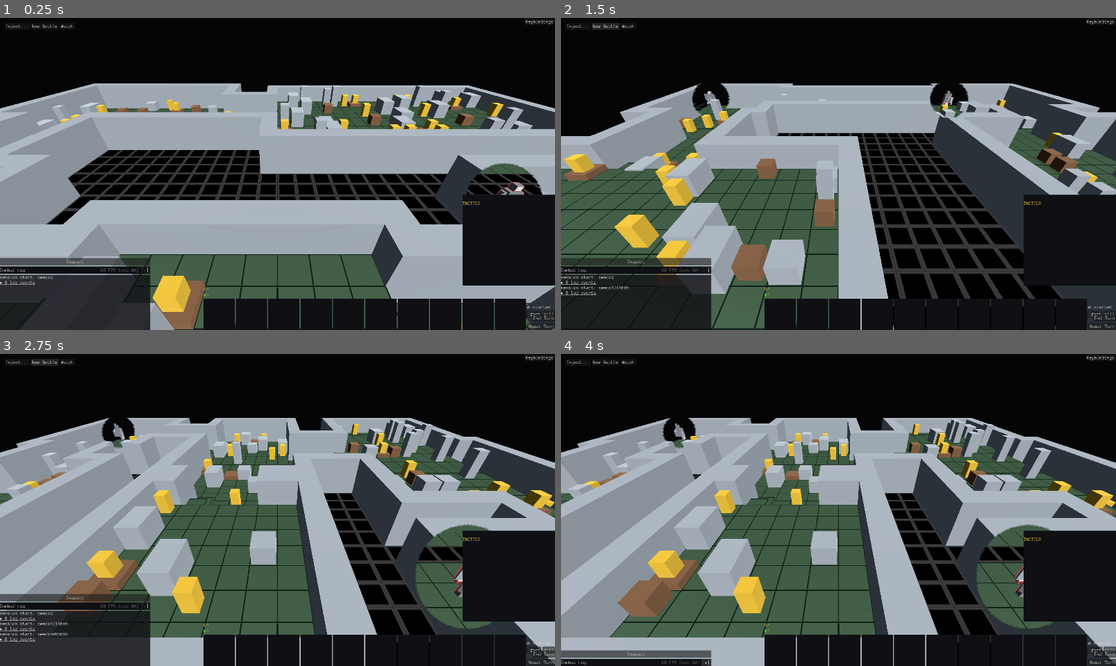
Above: before the commit, frames 1-4 (two rows, left to right).
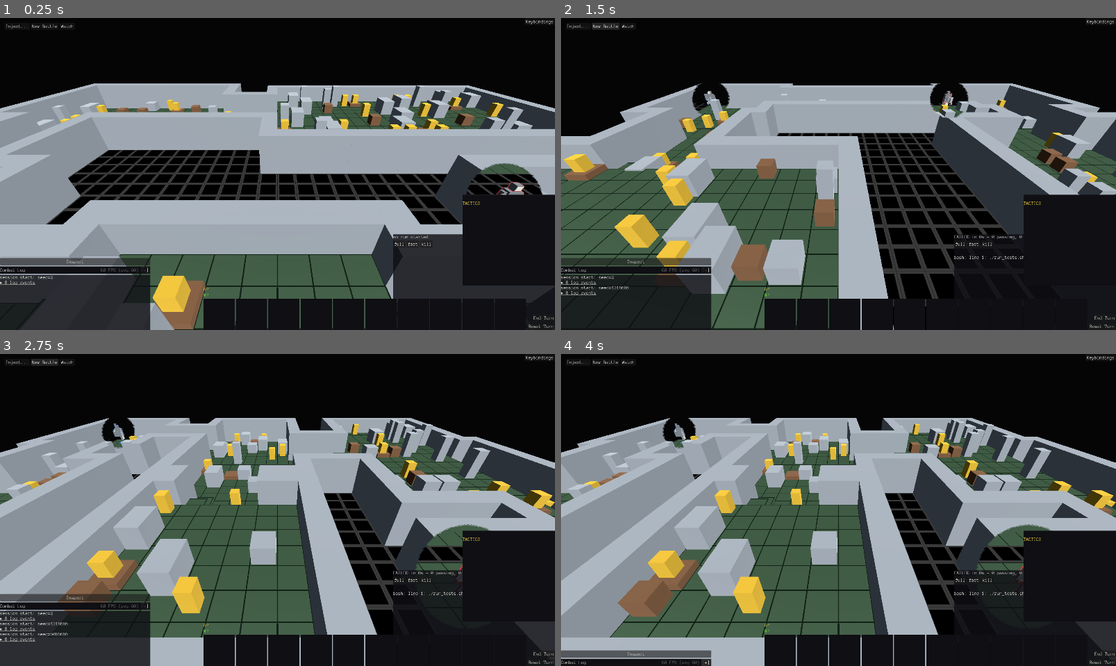
Above: after the commit, the same moments.

Repository: NotUserFriendly/HulkBreakers
Game: Godot game, scene res://src/view/battle_scene.tscn
The game is run twice, just before and just after one commit, with the same random seed, the same clock (stepped at 60 frames per second) and the same inputs.
Inputs:
- Up to frame 1 (0.25 s): no input
- Up to frame 2 (1.5 s): click "full" at 0.5 s; click "New Battle" at 1.25 s
- Up to frame 3 (2.75 s): click "New Battle" at 2 s
- Up to frame 4 (4 s): click "Inspect" at 2.75 s; click "[-]" at 3.5 s

The runs differ from the first frame. In frame 1, 3.7% of the frame differs, in the area x 70-100%, y 69-100%; in frame 2, 1.7%; in frame 3, 2.9%; in frame 4, 2.9%.

Commit message:
Pin the run panel's width and give it the combat log's background
Supervisor tweak. The feed's line lengths are wild - GUT prints everything from
`* test_x` to a full res:// path to a wrapped assertion message - so the panel resized
on every poll, which is unreadable when the text is the thing you are watching.

Width pinned at 560 and the body draws HulkTheme.BACKGROUND at the same 0.82 alpha
CombatLogPanel uses, via the same PanelContainer split, so the two read as one kind of
surface rather than merely resembling each other.

Label.clip_text was not enough and the test caught it: clipping affects what is DRAWN,
not what the label reports as its minimum size, so a 400-character assertion message
still pushed the panel from 560 to 699. The feed now sits inside a plain Control with
clip_contents, which ignores its children's minimums entirely. The status and counts
labels are clipped too - any of the three could have widened it.

Both properties are asserted, since I cannot see the screen: the width holds against a
400-character line, and the background alpha is compared against CombatLogPanel's own
constant so the two cannot silently diverge.

Two fixes on the way through:

- test_an_unfinished_run_never_reads_as_passed waited for a real subprocess to finish
  and timed out at 180s inside a loaded full gate - a suite running a suite competes
  with itself for the machine. It kills the run instead; the claim is about the states
  BEFORE completion, and that the marker ends a run is already established without a
  subprocess at all.
- elapsed_seconds() reported the process's whole uptime for a run that was never
  started, putting "FAILED in 365s" in a header describing a run that took no time.

Co-Authored-By: Claude Opus 5 <noreply@anthropic.com>

Diff:
--- a/src/logic/suite_run.gd
+++ b/src/logic/suite_run.gd
@@ -196,7 +196,12 @@
 	return text.to_int() if text.is_valid_int() else -1
 
 
+## Zero for a run that was never started — one handed its output directly has no start
+## time, and reporting the process's whole uptime as its duration put "FAILED in 365s"
+## in a header describing a run that took no time at all.
 func elapsed_seconds() -> float:
+	if started_msec == 0:
+		return 0.0
 	return float(Time.get_ticks_msec() - started_msec) / 1000.0
 
 
--- a/src/view/suite_run_panel.gd
+++ b/src/view/suite_run_panel.gd
@@ -32,8 +32,21 @@
 ## enough that it is not doing a file seek every frame for a ten-minute run.
 const POLL_INTERVAL := 0.25
 
+## **Pinned, because a test feed's line lengths are wild.** GUT prints everything from
+## `* test_x` to a full `res://` path to a wrapped assertion message, so a panel that
+## sized itself to its content jumped about on every poll — unreadable while the thing
+## you are watching is the text. Flagged, not derived; it is wide enough for the
+## longest ordinary line (a `res://test/unit/...` path) without crowding the board.
+const PANEL_WIDTH := 560.0
+## Height reserved for the feed. Flagged: `VISIBLE_LINES` rows at roughly a monospace
+## line's height, so the panel does not resize vertically as the tail fills either.
+const FEED_HEIGHT := 260.0
+## Matches `CombatLogPanel`'s own alpha so the two read as the same kind of surface.
+const BACKGROUND_ALPHA := 0.82
+
 var run: SuiteRun = null
 
+var _body: PanelContainer = null
 var _status: Label = null
 var _feed: Label = null
 var _counts: Label = null
@@ -42,11 +55,29 @@
 
 
 func _ready() -> void:
+	# The container itself draws nothing; the background lives on `_body`, the same
+	# split `CombatLogPanel` uses so the two surfaces match rather than merely
+	# resemble each other.
+	custom_minimum_size = Vector2(PANEL_WIDTH, 0.0)
+	_body = PanelContainer.new()
+	_body.custom_minimum_size = Vector2(PANEL_WIDTH, 0.0)
+	var style := StyleBoxFlat.new()
+	style.bg_color = Color(
+		HulkTheme.BACKGROUND.r, HulkTheme.BACKGROUND.g, HulkTheme.BACKGROUND.b, BACKGROUND_ALPHA
+	)
+	_body.add_theme_stylebox_override("panel", style)
+	add_child(_body)
+
+	var column := VBoxContainer.new()
+	_body.add_child(column)
+
 	_status = Label.new()
-	add_child(_status)
+	_status.clip_text = true
+	_status.custom_minimum_size = Vector2(PANEL_WIDTH, 0.0)
+	column.add_child(_status)
 
 	var buttons := HBoxContainer.new()
-	add_child(buttons)
+	column.add_child(buttons)
 	for rung: StringName in SuiteRun.RUNGS:
 		var button := Button.new()
 		button.text = String(rung)
@@ -58,9 +89,29 @@
 	buttons.add_child(stop)
 
 	_counts = Label.new()
-	add_child(_counts)
+	_counts.clip_text = true
+	_counts.custom_minimum_size = Vector2(PANEL_WIDTH, 0.0)
+	column.add_child(_counts)
+
+	# **The feed is clipped by its parent, not by itself.**
+	#
+	# `Label.clip_text` clips what is *drawn* and does not stop the label reporting a
+	# minimum size as wide as its longest line — a 400-character assertion message
+	# pushed the panel from 560 to 699, which the layout test caught. A plain `Control`
+	# ignores its children's minimum sizes entirely, so the label can be any width it
+	# likes inside one and the panel stays put.
+	var feed_clip := Control.new()
+	feed_clip.clip_contents = true
+	feed_clip.custom_minimum_size = Vector2(PANEL_WIDTH, FEED_HEIGHT)
+	feed_clip.mouse_filter = Control.MOUSE_FILTER_IGNORE
+	column.add_child(feed_clip)
+
 	_feed = Label.new()
-	add_child(_feed)
+	_feed.clip_text = true
+	_feed.autowrap_mode = TextServer.AUTOWRAP_OFF
+	_feed.set_anchors_and_offsets_preset(Control.PRESET_FULL_RECT)
+	_feed.mouse_filter = Control.MOUSE_FILTER_IGNORE
+	feed_clip.add_child(_feed)
 	_refresh()
 
 
--- a/test/unit/logic/test_suite_run.gd
+++ b/test/unit/logic/test_suite_run.gd
@@ -106,16 +106,28 @@
 ## **Completion is the exit marker, not the PID.** A process can vanish without the
 ## script having finished; a run reported as passed because its PID went away is
 ## exactly the lie that makes this window worthless.
+##
+## **Killed rather than waited out.** The first version waited for a real
+## `test_grid.gd` run to finish — nominally 4 s, but it timed out at 180 s inside a
+## loaded full gate, because a suite running a suite competes with itself for the
+## machine. The claim here is about the *states before* completion, and the marker
+## actually ending a run is established without a subprocess at all by
+## `test_a_failing_run_reads_as_failed`. Waiting bought nothing and cost a flake.
 func test_an_unfinished_run_never_reads_as_passed() -> void:
 	var run := SuiteRun.new()
 	assert_false(run.passed(), "a run that never started has not passed")
-
-	run.start(&"full", "test_grid.gd")
+	assert_false(run.finished)
+
+	run.start(&"full", "test_map_gen.gd")
+	run.poll()
+
 	assert_false(run.passed(), "and neither has one still going")
-	assert_false(run.finished)
-
-	await _await_finish(run)
-	assert_true(run.finished, "only the exit marker ends it")
+	assert_false(run.finished, "no marker yet, so not finished")
+	assert_true(run.is_running(), "but it is running")
+
+	run.kill()
+	assert_true(run.finished, "killing ends it")
+	assert_false(run.passed(), "without ever reading as passed")
 
 
 ## **Killing must reach the Godot the shell launched, not just the shell.**
--- a/test/unit/view/test_debug_panel_layout.gd
+++ b/test/unit/view/test_debug_panel_layout.gd
@@ -103,3 +103,60 @@
 				% [panel.name, screen, panel.get_global_rect()]
 			)
 		)
+
+
+## **Pinned width, asserted against content that would otherwise change it.**
+##
+## GUT prints everything from `* test_x` to a full `res://` path to a wrapped
+## assertion message, so a panel sized to its content jumped on every poll. Fed a line
+## far longer than the panel, the width must not move — which is a claim about
+## `clip_text` and `custom_minimum_size` together, and neither alone would hold it.
+func test_the_run_panel_keeps_its_width_whatever_the_feed_says() -> void:
+	var overlay: SpectatorOverlay = _overlay()
+	if overlay.suite_run_panel == null:
+		assert_true(true)
+		return
+	var panel: SuiteRunPanel = overlay.suite_run_panel
+	await get_tree().process_frame
+	var empty_width: float = panel.get_global_rect().size.x
+
+	panel.run = SuiteRun.new()
+	panel.run.ingest(
+		(
+			"res://test/unit/logic/ai/test_something_with_a_very_long_name_indeed.gd\n"
+			+ "    [Failed]: "
+			+ "x".repeat(400)
+			+ "\n"
+		)
+	)
+	panel._refresh()
+	await get_tree().process_frame
+	await get_tree().process_frame
+
+	var loaded_width: float = panel.get_global_rect().size.x
+	gut.p("width empty %.0f, with a 400-char line %.0f" % [empty_width, loaded_width])
+	assert_almost_eq(loaded_width, empty_width, 1.0, "the feed must not widen the panel")
+	assert_almost_eq(
+		loaded_width, SuiteRunPanel.PANEL_WIDTH, 1.0, "and it sits at the pinned width"
+	)
+
+
+## The background is a real drawn surface, not a transparent container. Asserted
+## against the same alpha `CombatLogPanel` uses, so the two cannot silently diverge
+## into "one has a background and one does not".
+func test_the_run_panel_draws_a_background_like_the_combat_log() -> void:
+	var overlay: SpectatorOverlay = _overlay()
+	if overlay.suite_run_panel == null:
+		assert_true(true)
+		return
+
+	var body: PanelContainer = overlay.suite_run_panel._body
+	assert_not_null(body, "the panel has a body to draw on")
+	var style: StyleBox = body.get_theme_stylebox("panel")
+	assert_true(style is StyleBoxFlat, "and a real stylebox rather than the default")
+	var flat: StyleBoxFlat = style
+	gut.p("background %s" % flat.bg_color)
+	assert_gt(flat.bg_color.a, 0.5, "opaque enough to read text over the board")
+	assert_almost_eq(
+		flat.bg_color.a, CombatLogPanel.BACKGROUND_ALPHA, 0.001, "same alpha as the combat log"
+	)
